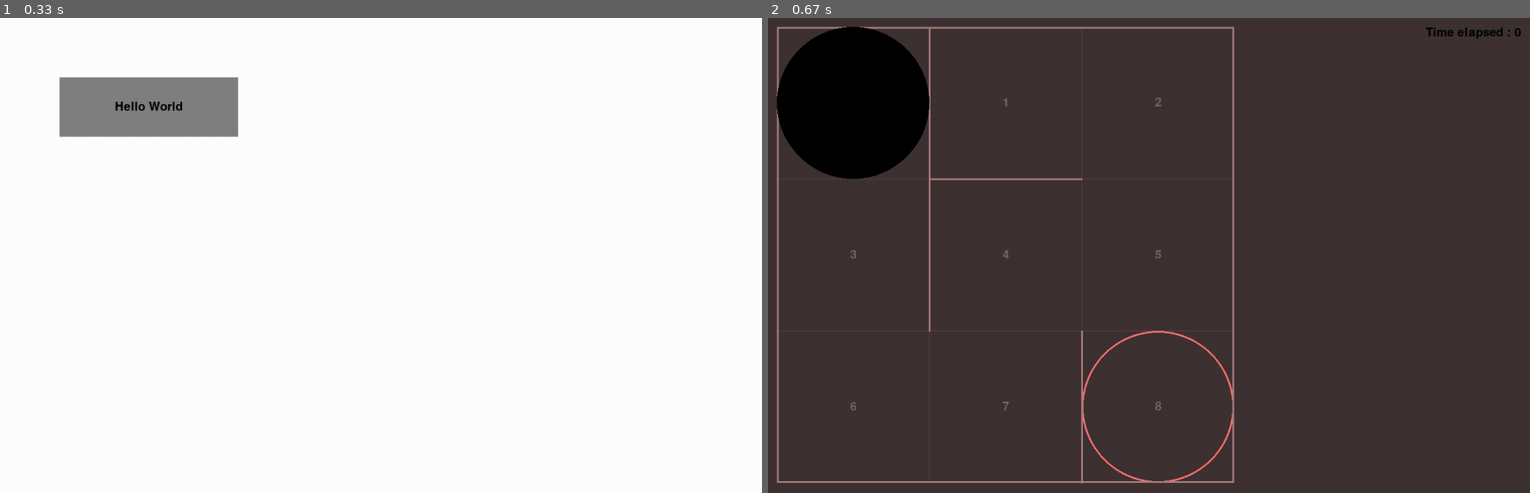
Above: before the commit, frames 1-2 (left to right).
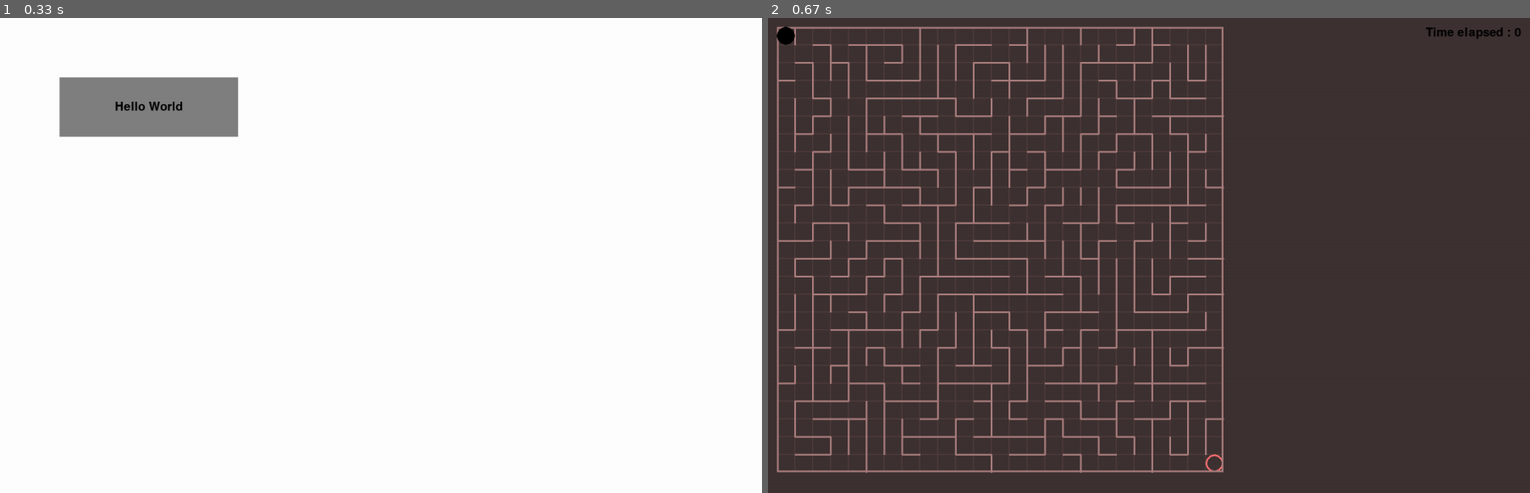
Above: after the commit, the same moments.

Repository: HerbeMalveillante/ProjetPeiP24
Game: pygame game, started from main.py
Same seed, same stepped clock (60 frames per second), same inputs: the game is played once before the commit and once after it.
Inputs:
- Up to frame 1 (0.33 s): no input
- Up to frame 2 (0.67 s): click "Hello World" at 0.38 s

Frame 1 is identical in both runs. In frame 2, 12% of the frame differs, in the area x 1-62%, y 1-99%.

Commit message:
readme bug

Diff:
--- a/main.py
+++ b/main.py
@@ -9,7 +9,7 @@
 graph2.init(sw=screen_width, sh=screen_height, fnt=font)
 pygame.display.set_caption("Labyrinth")
 screen = pygame.display.set_mode((screen_width, screen_height))
-L = graph2.Labyrinth(3, 3, 30)
+L = graph2.Labyrinth(25, 25, 30)
 C = graph2.Character(labyrinth=L)
 
 
Not shown, changed: README.md
